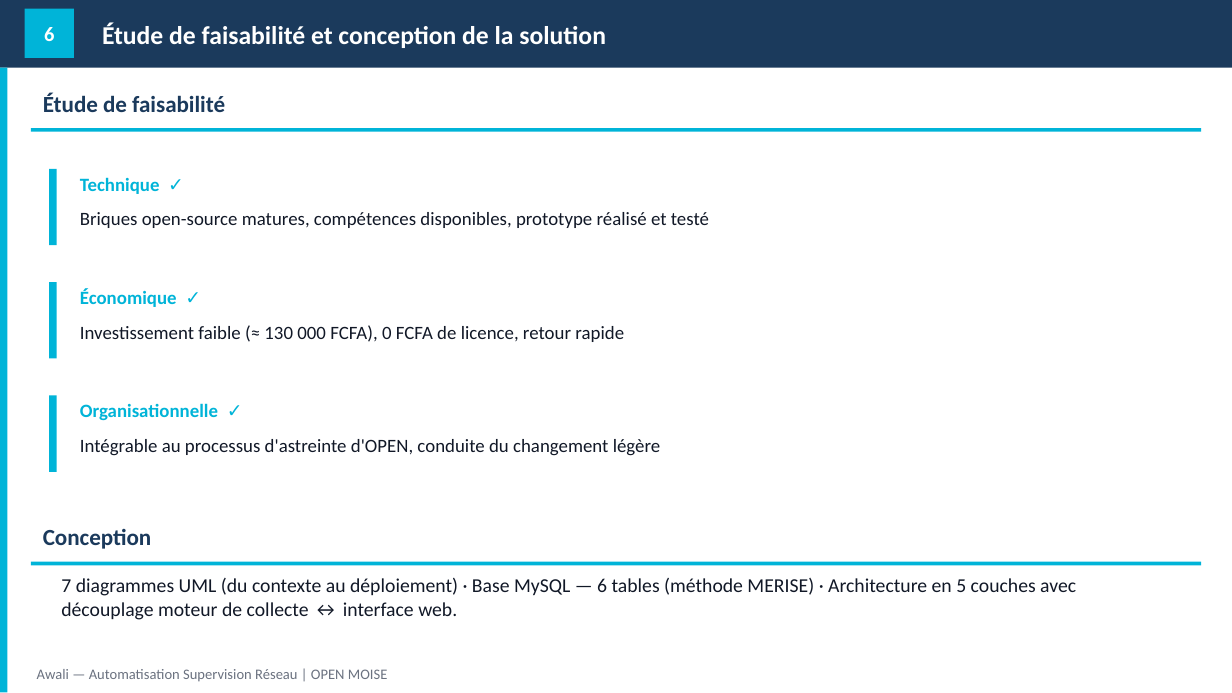
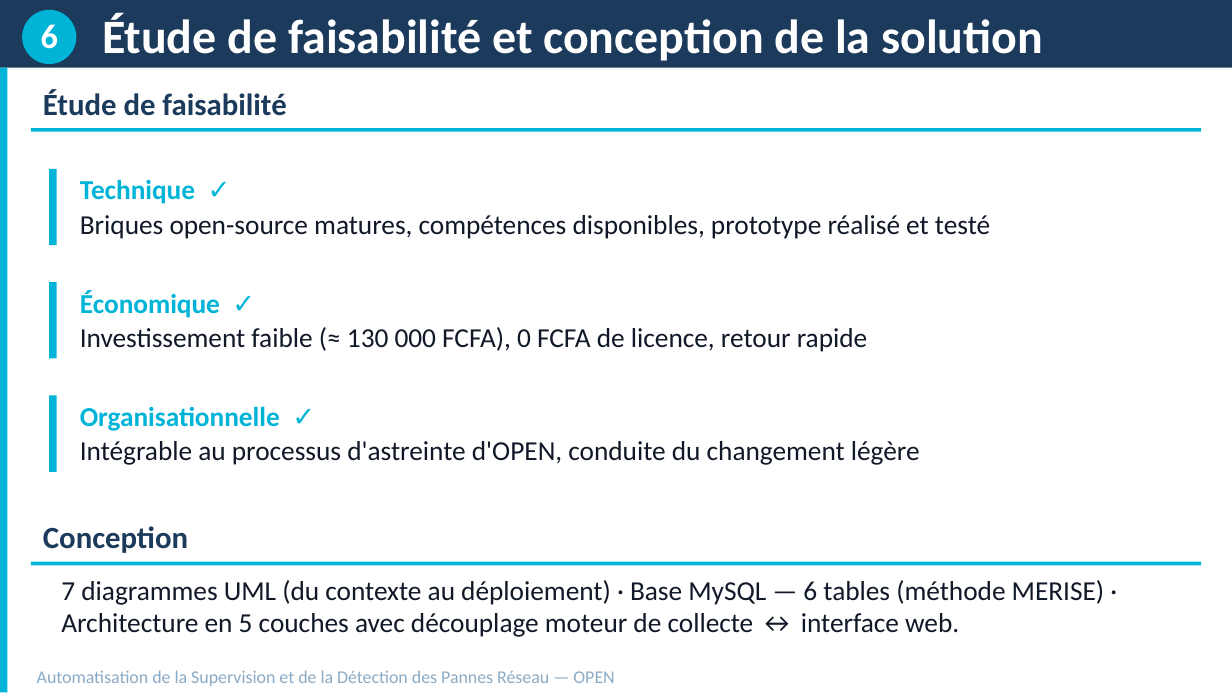
Before and after one commit to esperanceykouassi-bit/Supervision-reseau, a slide deck: slide 9 of soutenance/KOUASSI_YOO.pptx. Drawn at 1232x693 pixels with LibreOffice and Linux fonts; fonts in the diff are those of the drawing. Boxes give left, top, right and bottom in pixels: in the first picture for what was removed or moved away, otherwise in the second. Text is boxed around its words. In the diff, an @@ line names an element or a change of style, - is before the commit and + after.

```diff
--- a/soutenance/KOUASSI_YOO.pptx
+++ b/soutenance/KOUASSI_YOO.pptx
@@ text "6": place and size @@
-text "6" at bbox=[25, 9, 74, 58]
+text "6" at bbox=[41, 24, 58, 49]
@@ text "6" at bbox=[41, 24, 58, 49]: size 12 to 20 pt; fill #00B4D8 to none @@
@@ ellipse added at bbox=[22, 10, 76, 64], fill #00B4D8 @@
@@ text "Étude de faisabilité et conception ...": place and size @@
-text "Étude de faisabilité et conception ..." at bbox=[102, 23, 606, 48]
+text "Étude de faisabilité et conception ..." at bbox=[102, 12, 1043, 61]
@@ text "Étude de faisabilité et conception ..." at bbox=[102, 12, 1043, 61]: size 15 to 28 pt @@
@@ text "Étude de faisabilité" at bbox=[43, 89, 286, 116]: size 13.5 to 18 pt @@
@@ size 11 to 16 pt in 6 elements at bbox=[80, 215, 990, 239], bbox=[80, 327, 868, 352], bbox=[80, 441, 920, 465], bbox=[80, 406, 280, 431], bbox=[80, 290, 220, 318], bbox=[80, 179, 195, 204] @@
@@ text "Conception" at bbox=[43, 526, 188, 553]: size 13.5 to 18 pt @@
@@ text "7 diagrammes UML (du contexte ..." at bbox=[61, 580, 1104, 637]: size 11.5 to 16 pt @@
@@ text at bbox=[37, 670, 614, 686]: text changed; size 8.5 to 10.5 pt; text colour #6B7280 to #8BAAC5 @@
-Awali — Automatisation Supervision Réseau | OPEN MOISE
+Automatisation de la Supervision et de la Détection des Pannes Réseau — OPEN
```
Also in this commit, not shown: 14 other slides changed, 1 slide added, 1 slide removed.
